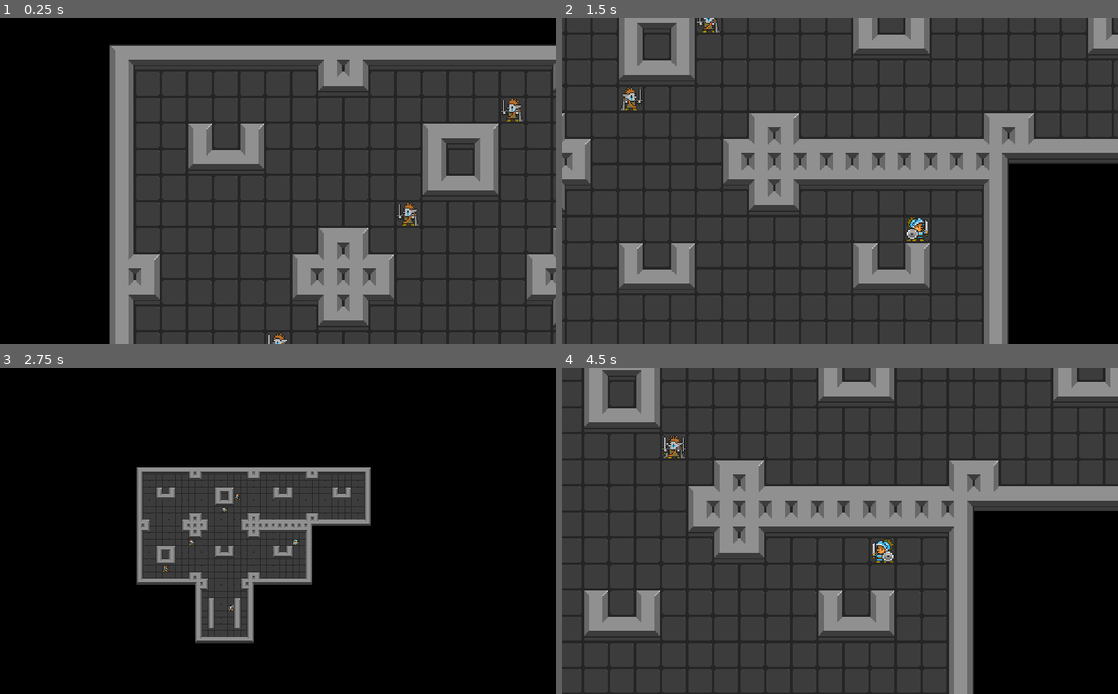
Above: before the commit, frames 1-4 (two rows, left to right).
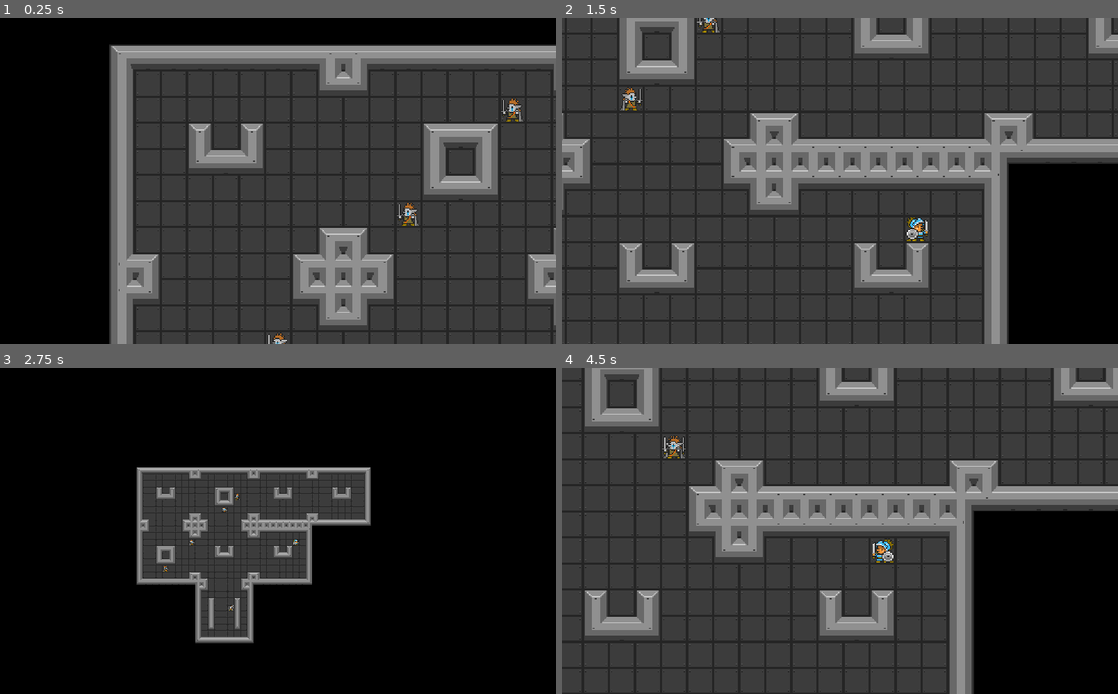
Above: after the commit, the same moments.

Repository: nuzcraft/mini_haquelike
Game: Godot game, scene res://Main.tscn
Same seed, same stepped clock (60 frames per second), same inputs: the game is played once before the commit and once after it.
Inputs:
- Up to frame 1 (0.25 s): no input
- Up to frame 2 (1.5 s): hold Right (ui_right) 0.53-1.28 s; tap Z (camera_toggle) at 0.6, 1.35 s; hold Down (ui_down) from 1.28 s (still down)
- Up to frame 3 (2.75 s): release Down (ui_down) at 2.03 s; hold Right (ui_right) from 2.03 s (still down); tap Z (camera_toggle) at 2.1 s
- Up to frame 4 (4.5 s): release Right (ui_right) at 2.78 s; hold Up (ui_up) 2.78-3.53 s; tap Z (camera_toggle) at 2.85, 3.6, 4.35 s; hold Left (ui_left) from 3.53 s (still down)

The runs differ from the first frame. In frame 1, 5.7% of the frame differs, in the area x 19-100%, y 8-100%; in frame 2, 6.2%; in frame 3, 1.4%; in frame 4, 6.5%, in the area x 4-100%, y 0-100%.

Commit message:
added new scifi textures

Diff:
--- a/Main.tscn
+++ b/Main.tscn
@@ -1,9 +1,10 @@
-[gd_scene load_steps=5 format=2]
+[gd_scene load_steps=6 format=2]
 
 [ext_resource path="res://main.gd" type="Script" id=1]
 [ext_resource path="res://WorldTileMap.tscn" type="PackedScene" id=2]
 [ext_resource path="res://scenes/Hero.tscn" type="PackedScene" id=3]
 [ext_resource path="res://scenes/Stage.tscn" type="PackedScene" id=4]
+[ext_resource path="res://tilesets/SpaceTileSet.tres" type="TileSet" id=5]
 
 [node name="Main" type="Node2D"]
 script = ExtResource( 1 )
@@ -22,5 +23,6 @@
 smoothing_speed = 3.0
 
 [node name="WorldTileMap" parent="." instance=ExtResource( 2 )]
+tile_set = ExtResource( 5 )
 centered_textures = true
 tile_data = PoolIntArray( 131075, 0, 7, 131076, 0, 2, 131077, 0, 2, 131078, 0, 2, 131079, 0, 2, 131080, 0, 2, 131081, 0 …(1334 unchanged characters)…
--- /dev/null
+++ b/tilesets/SpaceTileSet.tres
@@ -0,0 +1,56 @@
+[gd_resource type="TileSet" load_steps=2 format=2]
+
+[ext_resource path="res://resources/oryx_16bit_scifi_world.png" type="Texture" id=1]
+
+[resource]
+0/name = "wall"
+0/texture = ExtResource( 1 )
+0/tex_offset = Vector2( 0, 0 )
+0/modulate = Color( 1, 1, 1, 1 )
+0/region = Rect2( 144, 0, 384, 24 )
+0/tile_mode = 1
+0/autotile/bitmask_mode = 1
+0/autotile/bitmask_flags = [ Vector2( 0, 0 ), 16, Vector2( 1, 0 ), 48, Vector2( 2, 0 ), 56, Vector2( 3, 0 ), 24, Vector2( 4, 0 ), 144, Vector2( 5, 0 ), 146, Vector2( 6, 0 ), 18, Vector2( 7, 0 ), 16777392, Vector2( 8, 0 ), 4194456, Vector2( 9, 0 ), 262194, Vector2( 10, 0 ), 65562, Vector2( 11, 0 ), 21299386, Vector2( 12, 0 ), 20971704, Vector2( 13, 0 ), 4259994, Vector2( 14, 0 ), 17039538, Vector2( 15, 0 ), 327738 ]
+0/autotile/icon_coordinate = Vector2( 0, 0 )
+0/autotile/tile_size = Vector2( 24, 24 )
+0/autotile/spacing = 0
+0/autotile/occluder_map = [  ]
+0/autotile/navpoly_map = [  ]
+0/autotile/priority_map = [  ]
+0/autotile/z_index_map = [  ]
+0/occluder_offset = Vector2( 0, 0 )
+0/navigation_offset = Vector2( 0, 0 )
+0/shape_offset = Vector2( 0, 0 )
+0/shape_transform = Transform2D( 1, 0, 0, 1, 0, 0 )
+0/shape_one_way = false
+0/shape_one_way_margin = 0.0
+0/shapes = [  ]
+0/z_index = 0
+1/name = "floor"
+1/texture = ExtResource( 1 )
+1/tex_offset = Vector2( 0, 0 )
+1/modulate = Color( 1, 1, 1, 1 )
+1/region = Rect2( 0, 0, 24, 24 )
+1/tile_mode = 0
+1/occluder_offset = Vector2( 0, 0 )
+1/navigation_offset = Vector2( 0, 0 )
+1/shape_offset = Vector2( 0, 0 )
+1/shape_transform = Transform2D( 1, 0, 0, 1, 0, 0 )
+1/shape_one_way = false
+1/shape_one_way_margin = 0.0
+1/shapes = [  ]
+1/z_index = 0
+2/name = "empty"
+2/texture = ExtResource( 1 )
+2/tex_offset = Vector2( 0, 0 )
+2/modulate = Color( 1, 1, 1, 1 )
+2/region = Rect2( 504, 24, 24, 24 )
+2/tile_mode = 0
+2/occluder_offset = Vector2( 0, 0 )
+2/navigation_offset = Vector2( 0, 0 )
+2/shape_offset = Vector2( 0, 0 )
+2/shape_transform = Transform2D( 1, 0, 0, 1, 0, 0 )
+2/shape_one_way = false
+2/shape_one_way_margin = 0.0
+2/shapes = [  ]
+2/z_index = 0
Binary file added: resources/oryx_16bit_scifi_world.png
